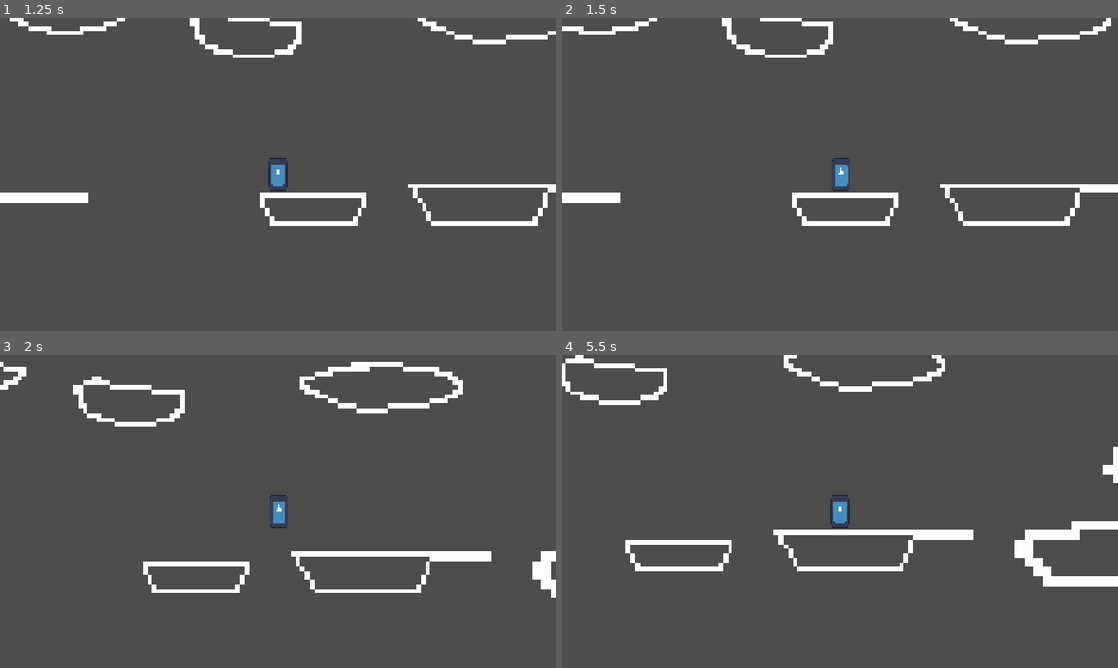
Above: before the commit, frames 1-4 (two rows, left to right).
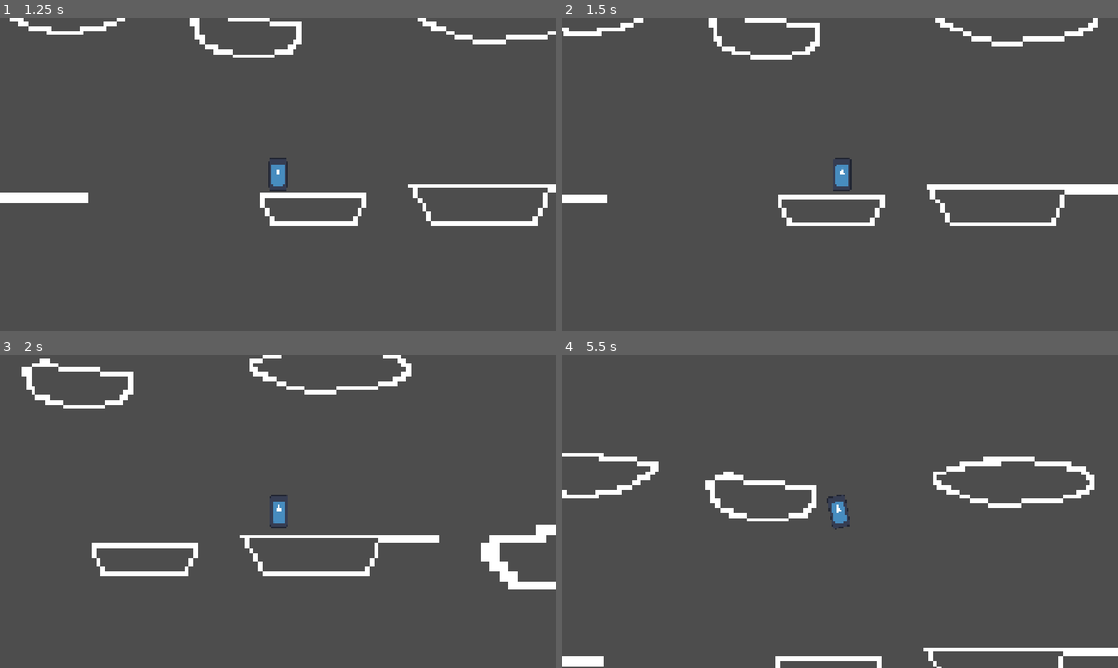
Above: after the commit, the same moments.

Repository: tjr5555/Uncaged
Game: Godot game, scene res://scenes/main_menu.tscn
Same seed, same stepped clock (60 frames per second), same inputs: the game is played once before the commit and once after it. The engine's default icon, where the game draws it, is replaced by a stand-in: a white triangle on a blue panel in a dark square.
Inputs (mouse positions are in pixels of both pictures, inside the frame that each line leads up to):
- Up to frame 1 (1.25 s): click "Enter" at 0.5 s
- Up to frame 2 (1.5 s): tap Enter at 1.25 s; move the mouse to (962, 158) at 1.27 s; hold Right (ui_right) from 1.28 s (still down); hold C (augment) from 1.28 s (still down); tap E (Dash) at 1.35 s; click (962, 158) at 1.42 s
- Up to frame 3 (2 s): keep holding Right (ui_right); keep holding C (augment); tap Space (flap) at 1.52, 1.82 s
- Up to frame 4 (5.5 s): release Right (ui_right) at 2 s; release C (augment) at 2 s; drag from (728, 527) to (812, 574) at 2.02 s; tap Space (flap) at 2.75, 3.05, 4.52, 4.82 s; move the mouse to (895, 442) at 2.77 s; hold Left (ui_left) 2.78-3.5 s; tap G (toggle_fly, bound only after the commit) at 2.85 s; drag from (812, 574) to (673, 464) at 3.52 s; move the mouse to (1006, 558) at 4.27 s; hold Right (ui_right) 4.28-5 s; hold C (augment) 4.28-5 s; tap E (Dash) at 4.35 s; drag from (673, 464) to (756, 433) at 5.02 s

Frame 1 is identical in both runs. In frame 2, 3.5% of the frame differs, in the area x 0-100%, y 0-67%; in frame 3, 7.6%; in frame 4, 8.4%, in the area x 0-100%, y 0-100%.

Commit message:
10/14 commit

Diff:
--- a/project.godot
+++ b/project.godot
@@ -93,6 +93,11 @@
 , Object(InputEventKey,"resource_local_to_scene":false,"resource_name":"","device":-1,"window_id":0,"alt_pressed":false …(183 unchanged characters)…
 ]
 }
+toggle_fly={
+"deadzone": 0.2,
+"events": [Object(InputEventKey,"resource_local_to_scene":false,"resource_name":"","device":-1,"window_id":0,"alt_pressed":false,"shift_pressed":false,"ctrl_pressed":false,"meta_pressed":false,"pressed":false,"keycode":0,"physical_keycode":71,"key_label":0,"unicode":103,"location":0,"echo":false,"script":null)
+]
+}
 
 [physics]
 
--- a/scenes/player.gd
+++ /dev/null
@@ -1,124 +0,0 @@
-extends CharacterBody2D
-
-const SPEED = 600.0
-const JUMP_VELOCITY = -500.0
-var BASE_GRAVITY = 1200.0
-var DIVE_GRAVITY = 2400.0
-var GLIDING_GRAVITY = 200.0
-var INCREASED_GRAVITY = 1800
-
-var gravity = BASE_GRAVITY
-var flaps = 1
-var flap_boost = 0
-var air_friction = 1500
-var friction = 3000
-var dash_power = 1000
-var dashes = 2
-var current_dir = 1
-var current_ydir = 0
-
-var coyete_timer: float = 0.0
-var coyete_time: float = 0.4
-
-var hold_timer: float = 0.0
-var hold_dur: float = 0.3
-var is_gliding: bool = false
-
-func _physics_process(delta: float) -> void:
-	# Get input directions
-	var dir := Input.get_axis("ui_left", "ui_right")
-	var ydir := Input.get_axis("ui_up", "ui_down")
-	var current_accel = friction if is_on_floor() else air_friction
-
-	# Track last pressed directions for directional dashing
-	if Input.is_action_just_pressed("ui_left"):
-		current_dir = -1
-	if Input.is_action_just_pressed("ui_right"):
-		current_dir = 1
-	if Input.is_action_just_pressed("ui_up"):
-		current_ydir = -1
-	elif Input.is_action_just_pressed("ui_down"):
-		current_ydir = 1
-	elif dir != 0:
-		current_dir = dir
-		current_ydir = 0
-
-	# Coyote time logic
-	if not is_on_floor():
-		coyete_timer += delta
-	else:
-		coyete_timer = 0.0
-
-	# Jump input using coyote window
-	if Input.is_action_just_pressed("ui_accept") and coyete_timer <= coyete_time and flaps > 0:
-		coyete_timer = coyete_time
-		flaps -= 1
-		velocity.y = JUMP_VELOCITY
-
-	# Glide mode activation/deactivation logic
-	if Input.is_action_pressed("ui_accept") and not is_on_floor():
-		hold_timer += delta
-		if hold_timer >= hold_dur and not is_gliding and velocity.y > 0:
-			is_gliding = true
-			gravity = GLIDING_GRAVITY
-	else:
-		hold_timer = 0
-		if is_gliding:
-			is_gliding = false
-			gravity = BASE_GRAVITY
-
-	# Gravity and falling logic
-	if not is_on_floor():
-		if Input.is_action_pressed("ui_down"):
-			gravity = DIVE_GRAVITY
-		elif is_gliding:
-			gravity = GLIDING_GRAVITY
-		else:
-			gravity = BASE_GRAVITY if velocity.y <= 0 else INCREASED_GRAVITY
-
-		velocity.y += gravity * delta
-	else:
-		flaps = 1
-		dashes = 2
-		gravity = BASE_GRAVITY
-
-	# Horizontal movement acceleration/friction
-	if dir:
-		velocity.x = move_toward(velocity.x, dir * SPEED, current_accel * delta)
-	else:
-		velocity.x = move_toward(velocity.x, 0, current_accel * delta)
-
-	if Input.is_action_just_pressed("Dash") and dashes > 0:
-		var dash_dir = Vector2(dir, ydir)
-
-		# If no movement or vertical keys are pressed, dash in the direction you last faced horizontally
-		if dash_dir == Vector2.ZERO:
-			dash_dir = Vector2(current_dir, 0)
-		else:
-			dash_dir = dash_dir.normalized()
-
-		dashes -= 1
-		var current_dash_power = dash_power * 1.4 if not is_on_floor() else dash_power
-		velocity = dash_dir * current_dash_power
-
-	# Store speeds before move_and_slide for wallkick / slam checks
-	var incoming_speed_x = abs(velocity.x)
-	var incoming_speed_y = velocity.y
-
-	# Apply movement
-	move_and_slide()
-
-	# Slam check
-	if is_on_floor() and incoming_speed_y > 50.0 and Input.is_action_pressed("ui_down") and Input.is_action_pressed("augment"):
-		velocity.y = (incoming_speed_y * 1.1) * -1
-		velocity.x = 0
-		dashes = 2
-
-	# Wallkick check
-	if is_on_wall() and incoming_speed_x > 50.0 and Input.is_action_pressed("augment"):
-		velocity.y = incoming_speed_x * -1
-		velocity.x = 0
-		dashes = 2
-
-	if is_on_floor() and Input.is_action_pressed("augment") and velocity.y > 50:
-		velocity.x += velocity.y
--- a/scenes/player.tscn
+++ b/scenes/player.tscn
@@ -1,6 +1,6 @@
 [gd_scene format=3 uid="uid://nngadheagxwr"]
 
-[ext_resource type="Script" uid="uid://bxh5f1rgkf8ug" path="res://scenes/player.gd" id="1_g2els"]
+[ext_resource type="Script" uid="uid://bxh5f1rgkf8ug" path="res://scripts/player.gd" id="1_g2els"]
 [ext_resource type="Texture2D" uid="uid://tcenjagh32p2" path="res://sprites/icon.svg" id="2_qhqgy"]
 
 [sub_resource type="CapsuleShape2D" id="CapsuleShape2D_lnspb"]
@@ -10,7 +10,7 @@
 [node name="player" type="CharacterBody2D" unique_id=2048642765]
 script = ExtResource("1_g2els")
 
-[node name="Sprite2D" type="Sprite2D" parent="." unique_id=91750941]
+[node name="Sprite" type="Sprite2D" parent="." unique_id=91750941]
 position = Vector2(9.536743e-07, 3.8146973e-06)
 scale = Vector2(0.5, 0.87500006)
 texture = ExtResource("2_qhqgy")
--- a/scripts/player.gd
+++ b/scripts/player.gd
@@ -1,100 +1,292 @@
 extends CharacterBody2D
 
-enum State { GROUND, FLYING }
-var current_state = State.GROUND
-
-const WALK_SPEED = 250.0
-const TAKEOFF_FORCE = -400.0
-
-const GRAVITY = 300.0
-const DRAG = 0.0003
-const FLAP_STRENGTH = 500.0
-const MAX_FLY_SPEED = 900.0
-const TURN_SPEED = 7.0
-
-var flight_angle = 0.0
-
-@onready var camera: Camera2D = $Camera
-const MIN_ZOOM = Vector2(1.1, 1.1)
-const MAX_ZOOM = Vector2(0.3, 0.3)
+enum Mode { GROUND, FLY }
+
+const SPEED = 600.0
+const JUMP_VELOCITY = -500.0
+const JUMP_CUT = 0.45
+const JUMP_BUFFER = 0.12
+const COYOTE_TIME = 0.4
+const HOP_VELOCITY = -220.0
+const HOP_INTERVAL = 0.12
+const BASE_GRAVITY = 1200.0
+const DIVE_GRAVITY = 2400.0
+const GLIDING_GRAVITY = 200.0
+const INCREASED_GRAVITY = 1800.0
+const AIR_FRICTION = 1500.0
+const FRICTION = 3000.0
+const DASH_POWER = 1000.0
+const HOLD_DURATION = 0.3
+const WALL_SLIDE_SPEED = 120.0
+const WALL_JUMP_PUSH = 550.0
+const WALL_JUMP_HEIGHT = -520.0
+const WALL_JUMP_LOCK = 0.18
+
+const FLY_CCW_ACTION = "ui_left"
+const FLY_CW_ACTION = "ui_right"
+const FLY_BOOST_ACTION = "ui_up"
+const FLY_BRAKE_ACTION = "ui_down"
+
+const FLY_ENTER_SPEED = 800.0
+const FLY_MIN_SPEED = 450.0
+const FLY_CRUISE_SPEED = 800.0
+const FLY_BOOST_SPEED = 1300.0
+const FLY_MAX_SPEED = 2200.0
+const FLY_ACCEL = 700.0
+const FLY_BOOST_ACCEL = 1400.0
+const FLY_DRAG = 350.0
+const FLY_BRAKE_DECEL = 900.0
+const FLY_GRAVITY = 1100.0
+const FLY_TURN_RATE = 4.2
+const FLY_TURN_ACCEL = 18.0
+const FLY_BRAKE_TURN_MULT = 1.6
+const FLY_FAST_TURN_MULT = 0.7
+const FLY_AUTO_LEVEL = 0.9
+const FLY_VELOCITY_SMOOTH = 14.0
+const FLY_DASH_BOOST = 700.0
+const FLY_STALL_TURN = 2.5
+const FLY_BOUNCE_LOSS = 0.7
+const FLY_FLIP_SPEED = 14.0
+const FLY_CAMERA_LOOK = 0.2
+const FLY_CAMERA_MAX_OFFSET = 300.0
+const FLY_CAMERA_MIN_ZOOM = 0.75
+
+@onready var bird = $Sprite
+@onready var base_scale: Vector2 = bird.scale
+@onready var camera: Camera2D = get_node_or_null("Camera2D")
+@onready var base_zoom: Vector2 = camera.zoom if camera else Vector2.ONE
+
+var mode: Mode = Mode.GROUND
+
+var flaps = 1
+var dashes = 2
+var current_dir = 1
+
+var coyote_timer: float = 0.0
+var jump_buffer_timer: float = 0.0
+var hop_timer: float = 0.0
+var wall_lock_timer: float = 0.0
+var hold_timer: float = 0.0
+var is_gliding: bool = false
+
+var heading: float = 0.0
+var speed: float = 0.0
+var turn_speed: float = 0.0
+var flip_amount: float = 1.0
+
 
 func _physics_process(delta: float) -> void:
-	match current_state:
-		State.GROUND:
-			_process_ground(delta)
-		State.FLYING:
-			_process_flying(delta)
-
-	var speed = velocity.length()
-	var speed_ratio = clamp(speed / 700.0, 0.0, 1.0)
-	camera.zoom = camera.zoom.lerp(MIN_ZOOM.lerp(MAX_ZOOM, speed_ratio), delta * 3.0)
-
-func _process_ground(delta: float) -> void:
-	if not is_on_floor():
-		velocity.y += GRAVITY * delta
+	if Input.is_action_just_pressed("toggle_fly"):
+		_set_mode(Mode.GROUND if mode == Mode.FLY else Mode.FLY)
+
+	match mode:
+		Mode.GROUND:
+			_ground_physics(delta)
+		Mode.FLY:
+			_fly_physics(delta)
+
+
+func _set_mode(new_mode: Mode) -> void:
+	mode = new_mode
+	if mode == Mode.FLY:
+		motion_mode = MOTION_MODE_FLOATING
+		if velocity.length() > 80.0:
+			heading = velocity.angle()
+		else:
+			heading = 0.0 if current_dir >= 0 else PI
+		speed = maxf(velocity.length(), FLY_ENTER_SPEED)
+		turn_speed = 0.0
+		flip_amount = 1.0 if cos(heading) >= 0.0 else -1.0
+		is_gliding = false
+		hold_timer = 0.0
+		bird.flip_h = false
+		bird.flip_v = false
 	else:
-		velocity.y = 0.0
-
-	var direction := Input.get_axis("ui_left", "ui_right")
-	if direction:
-		velocity.x = direction * WALK_SPEED
-		scale.x = 1.0 if direction > 0 else -1.0
-		flight_angle = 0.0 if direction > 0 else PI
+		motion_mode = MOTION_MODE_GROUNDED
+		velocity = Vector2.from_angle(heading) * speed
+		current_dir = 1 if cos(heading) >= 0.0 else -1
+		flaps = 1
+		coyote_timer = 0.0
+		bird.rotation = 0.0
+		bird.scale = base_scale
+		bird.flip_v = false
+		bird.flip_h = current_dir < 0
+
+
+func _update_camera(delta: float, look: Vector2, zoom_factor: float) -> void:
+	if camera == null:
+		return
+	var weight := 1.0 - exp(-3.0 * delta)
+	camera.offset = camera.offset.lerp(look, weight)
+	camera.zoom = camera.zoom.lerp(base_zoom * zoom_factor, weight)
+
+
+func _ground_physics(delta: float) -> void:
+	var dir := Input.get_axis("ui_left", "ui_right")
+	var ydir := Input.get_axis("ui_up", "ui_down")
+	var on_floor := is_on_floor()
+	var on_wall := is_on_wall_only()
+
+	_update_camera(delta, Vector2.ZERO, 1.0)
+
+	if dir != 0.0:
+		current_dir = 1 if dir > 0.0 else -1
+		bird.flip_h = dir < 0.0
+
+	if on_floor:
+		coyote_timer = 0.0
+		flaps = 1
+		dashes = 2
 	else:
-		velocity.x = move_toward(velocity.x, 0, WALK_SPEED * delta * 6.0)
-
-	rotation = 0.0
-
-	if Input.is_action_just_pressed("flap"):
-		current_state = State.FLYING
-		velocity.y = TAKEOFF_FORCE
-		velocity.x += scale.x * 250.0
+		coyote_timer += delta
+
+	hop_timer = maxf(hop_timer - delta, 0.0)
+	wall_lock_timer = maxf(wall_lock_timer - delta, 0.0)
+	jump_buffer_timer = maxf(jump_buffer_timer - delta, 0.0)
+
+	if Input.is_action_just_pressed("ui_accept"):
+		jump_buffer_timer = JUMP_BUFFER
+
+	var jumped := false
+	if jump_buffer_timer > 0.0:
+		if on_wall and not on_floor:
+			var wall_normal := get_wall_normal()
+			velocity.x = wall_normal.x * WALL_JUMP_PUSH
+			velocity.y = WALL_JUMP_HEIGHT
+			wall_lock_timer = WALL_JUMP_LOCK
+			current_dir = 1 if wall_normal.x > 0.0 else -1
+			bird.flip_h = current_dir < 0
+			flaps = 1
+			coyote_timer = 0.0
+			jump_buffer_timer = 0.0
+			jumped = true
+		elif coyote_timer <= COYOTE_TIME and flaps > 0:
+			flaps -= 1
+			coyote_timer = COYOTE_TIME
+			velocity.y = JUMP_VELOCITY
+			jump_buffer_timer = 0.0
+			jumped = true
+
+	if Input.is_action_just_released("ui_accept") and velocity.y < 0.0:
+		velocity.y *= JUMP_CUT
+
+	if Input.is_action_pressed("ui_accept") and not on_floor:
+		hold_timer += delta
+		if hold_timer >= HOLD_DURATION and velocity.y > 0.0:
+			is_gliding = true
+	else:
+		hold_timer = 0.0
+		is_gliding = false
+
+	if not on_floor:
+		var gravity := BASE_GRAVITY
+		if ydir > 0.0:
+			gravity = DIVE_GRAVITY
+		elif is_gliding:
+			gravity = GLIDING_GRAVITY
+		elif velocity.y > 0.0:
+			gravity = INCREASED_GRAVITY
+		velocity.y += gravity * delta
+
+		if on_wall and dir != 0.0 and velocity.y > WALL_SLIDE_SPEED:
+			if signf(dir) == -signf(get_wall_normal().x):
+				velocity.y = WALL_SLIDE_SPEED
+				is_gliding = false
+
+	if on_floor and not jumped and dir != 0.0 and hop_timer <= 0.0:
+		velocity.y = HOP_VELOCITY
+		hop_timer = HOP_INTERVAL
+
+	if wall_lock_timer <= 0.0:
+		var accel := FRICTION if on_floor else AIR_FRICTION
+		velocity.x = move_toward(velocity.x, dir * SPEED, accel * delta)
+
+	if Input.is_action_just_pressed("Dash") and dashes > 0:
+		var dash_dir := Vector2(dir, ydir)
+		if dash_dir == Vector2.ZERO:
+			dash_dir = Vector2(current_dir, 0)
+		else:
+			dash_dir = dash_dir.normalized()
+		dashes -= 1
+		wall_lock_timer = 0.0
+		velocity = dash_dir * (DASH_POWER if on_floor else DASH_POWER * 1.4)
+
+	var incoming_speed_y := velocity.y
 
 	move_and_slide()
 
-	if not is_on_floor() and velocity.y > 10.0:
-		current_state = State.FLYING
-
-func _process_flying(delta: float) -> void:
-	var input_vector = Input.get_vector("ui_left", "ui_right", "ui_up", "ui_down")
-
-	if input_vector.length() > 0.1:
-		var target_angle = input_vector.angle()
-		flight_angle = lerp_angle(flight_angle, target_angle, TURN_SPEED * delta)
-
-	if cos(flight_angle) >= 0:
-		scale.x = 1.0
-		rotation = flight_angle
-	else:
-		scale.x = -1.0
-		rotation = flight_angle - PI
-
-	if Input.is_action_just_pressed("flap"):
-		var thrust_dir = Vector2.RIGHT.rotated(flight_angle)
-		velocity += thrust_dir * FLAP_STRENGTH
-
-		if thrust_dir.y < 0:
-			velocity.y -= 120.0
-
-		if velocity.length() > MAX_FLY_SPEED:
-			velocity = velocity.limit_length(MAX_FLY_SPEED)
-
-	velocity.y += GRAVITY * delta
-	velocity -= velocity * velocity.length() * DRAG * delta
-
-	var speed = velocity.length()
-	if speed > 80.0:
-		var forward_dir = Vector2.RIGHT.rotated(flight_angle)
-		velocity = velocity.slerp(forward_dir * speed, 0.08)
+	if is_on_floor() and incoming_speed_y > 50.0 and Input.is_action_pressed("ui_down") and Input.is_action_pressed("augment"):
+		velocity.y = incoming_speed_y * 1.1 * -1.0
+		velocity.x = 0.0
+		dashes = 2
+
+	if is_on_floor() and Input.is_action_pressed("augment") and velocity.y > 50.0:
+		velocity.x += velocity.y
+
+
+func _fly_physics(delta: float) -> void:
+	var turn_input := Input.get_axis(FLY_CCW_ACTION, FLY_CW_ACTION)
+	var boosting := Input.is_action_pressed(FLY_BOOST_ACTION) or Input.is_action_pressed("ui_accept")
+	var braking := Input.is_action_pressed(FLY_BRAKE_ACTION)
+
+	var speed_t := clampf((speed - FLY_CRUISE_SPEED) / (FLY_MAX_SPEED - FLY_CRUISE_SPEED), 0.0, 1.0)
+	var turn_rate := FLY_TURN_RATE * lerpf(1.0, FLY_FAST_TURN_MULT, speed_t)
+	if braking:
+		turn_rate *= FLY_BRAKE_TURN_MULT
+
+	turn_speed = move_toward(turn_speed, turn_input * turn_rate, FLY_TURN_ACCEL * delta)
+	heading = wrapf(heading + turn_speed * delta, -PI, PI)
+
+	if turn_input == 0.0:
+		var level_target := 0.0 if cos(heading) >= 0.0 else PI
+		var level_step := FLY_AUTO_LEVEL * delta
+		heading = wrapf(heading + clampf(angle_difference(heading, level_target), -level_step, level_step), -PI, PI)
+
+	var heading_vec := Vector2.from_angle(heading)
+
+	var target_speed := FLY_CRUISE_SPEED
+	var accel := FLY_ACCEL
+	if braking:
+		target_speed = FLY_MIN_SPEED
+		accel = FLY_BRAKE_DECEL
+	elif boosting:
+		target_speed = FLY_BOOST_SPEED
+		accel = FLY_BOOST_ACCEL
+
+	if speed > target_speed and not braking:
+		accel = FLY_DRAG
+
+	speed += heading_vec.y * FLY_GRAVITY * delta
+	speed = move_toward(speed, target_speed, accel * delta)
+
+	if Input.is_action_just_pressed("Dash"):
+		speed += FLY_DASH_BOOST
+
+	speed = clampf(speed, FLY_MIN_SPEED, FLY_MAX_SPEED)
+
+	if speed <= FLY_MIN_SPEED + 10.0 and heading_vec.y < -0.2:
+		var drop := clampf(angle_difference(heading, PI / 2.0), -FLY_STALL_TURN * delta, FLY_STALL_TURN * delta)
+		heading = wrapf(heading + drop, -PI, PI)
+		heading_vec = Vector2.from_angle(heading)
+
+	velocity = velocity.lerp(heading_vec * speed, 1.0 - exp(-FLY_VELOCITY_SMOOTH * delta))
 
 	move_and_slide()
 
-	if is_on_floor():
-		if abs(velocity.y) < 220.0 and speed < 350.0:
-			current_state = State.GROUND
-			velocity.x *= 0.5
-			scale.x = 1.0
-			rotation = 0.0
-			flight_angle = 0.0
-		else:
-			velocity.y = -velocity.y * 0.25
+	if get_slide_collision_count() > 0:
+		var normal := get_last_slide_collision().get_normal()
+		if heading_vec.dot(normal) < 0.0:
+			heading_vec = heading_vec.bounce(normal)
+			heading = heading_vec.angle()
+			speed = maxf(speed * FLY_BOUNCE_LOSS, FLY_MIN_SPEED)
+			velocity = heading_vec * speed
+
+	var facing := 1.0 if cos(heading) >= 0.0 else -1.0
+	flip_amount = move_toward(flip_amount, facing, FLY_FLIP_SPEED * delta)
+	bird.rotation = heading
+	bird.flip_h = false
+	bird.flip_v = false
+	bird.scale = Vector2(base_scale.x, base_scale.y * flip_amount)
+
+	var zoom_t := clampf((speed - FLY_CRUISE_SPEED) / (FLY_MAX_SPEED - FLY_CRUISE_SPEED), 0.0, 1.0)
+	_update_camera(delta, (velocity * FLY_CAMERA_LOOK).limit_length(FLY_CAMERA_MAX_OFFSET), lerpf(1.0, FLY_CAMERA_MIN_ZOOM, zoom_t))
Not shown, removed: scenes/player.gd.uid
Not shown, changed: scripts/player.gd.uid
